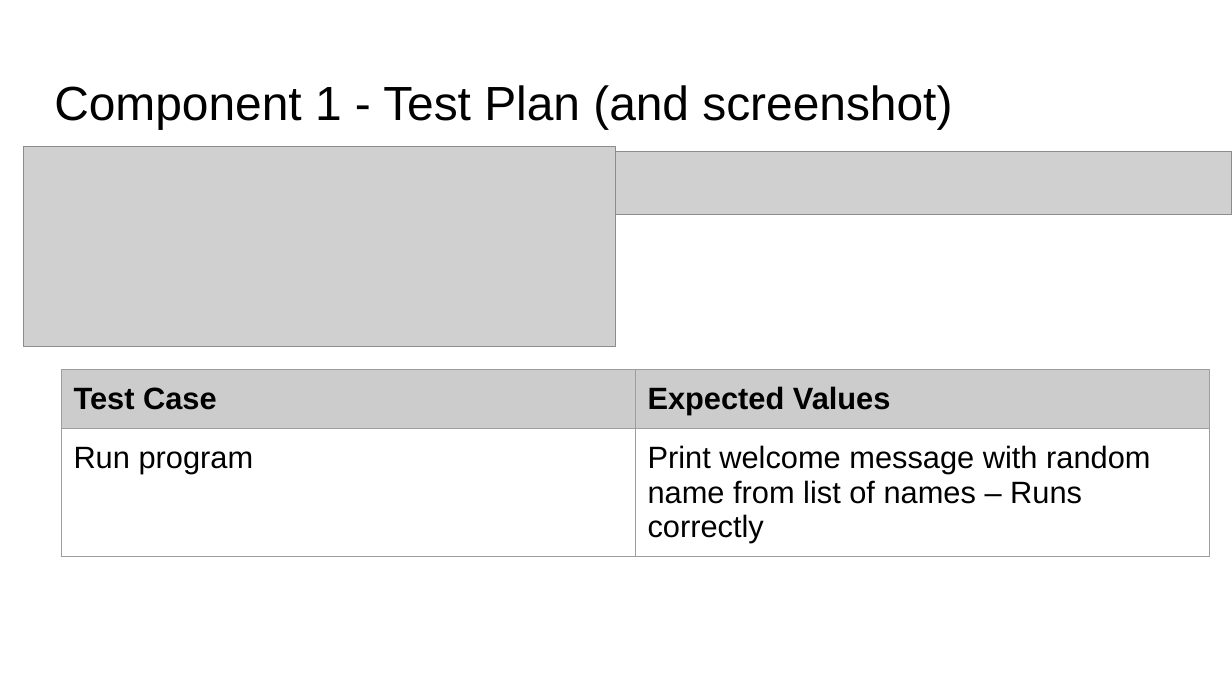
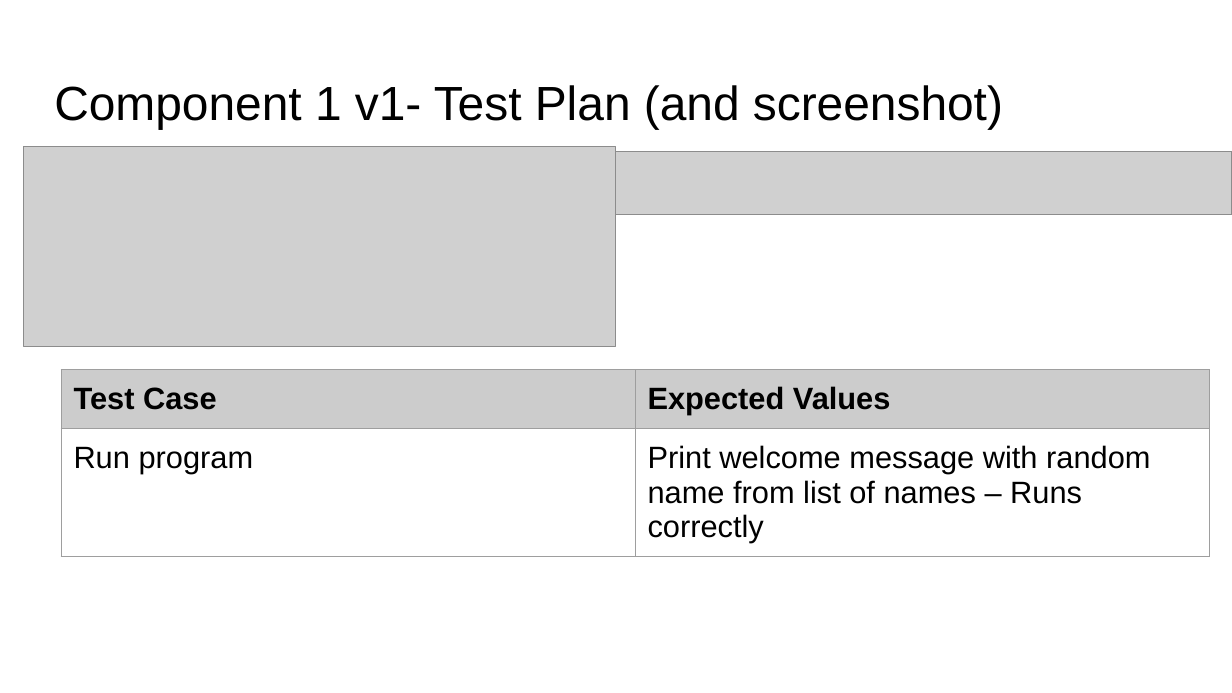
Before and after one commit to KaitlinEus/Pizza_bot, a slide deck: slide 5 of Python.pptx. Drawn at 1232x693 pixels with LibreOffice and Linux fonts; fonts in the diff are those of the drawing; grey boxes stand for pictures. Boxes give left, top, right and bottom in pixels: in the first picture for what was removed or moved away, otherwise in the second. Text is boxed around its words. In the diff, an @@ line names an element or a change of style, - is before the commit and + after.

```diff
--- a/Python.pptx
+++ b/Python.pptx
@@ title at [54,85,1003,129]: text changed @@
-Component 1 - Test Plan (and screenshot)
+Component 1 v1- Test Plan (and screenshot)
```
Also in this commit, not shown: 2 other slides changed, 5 slides added, 5 other files.
